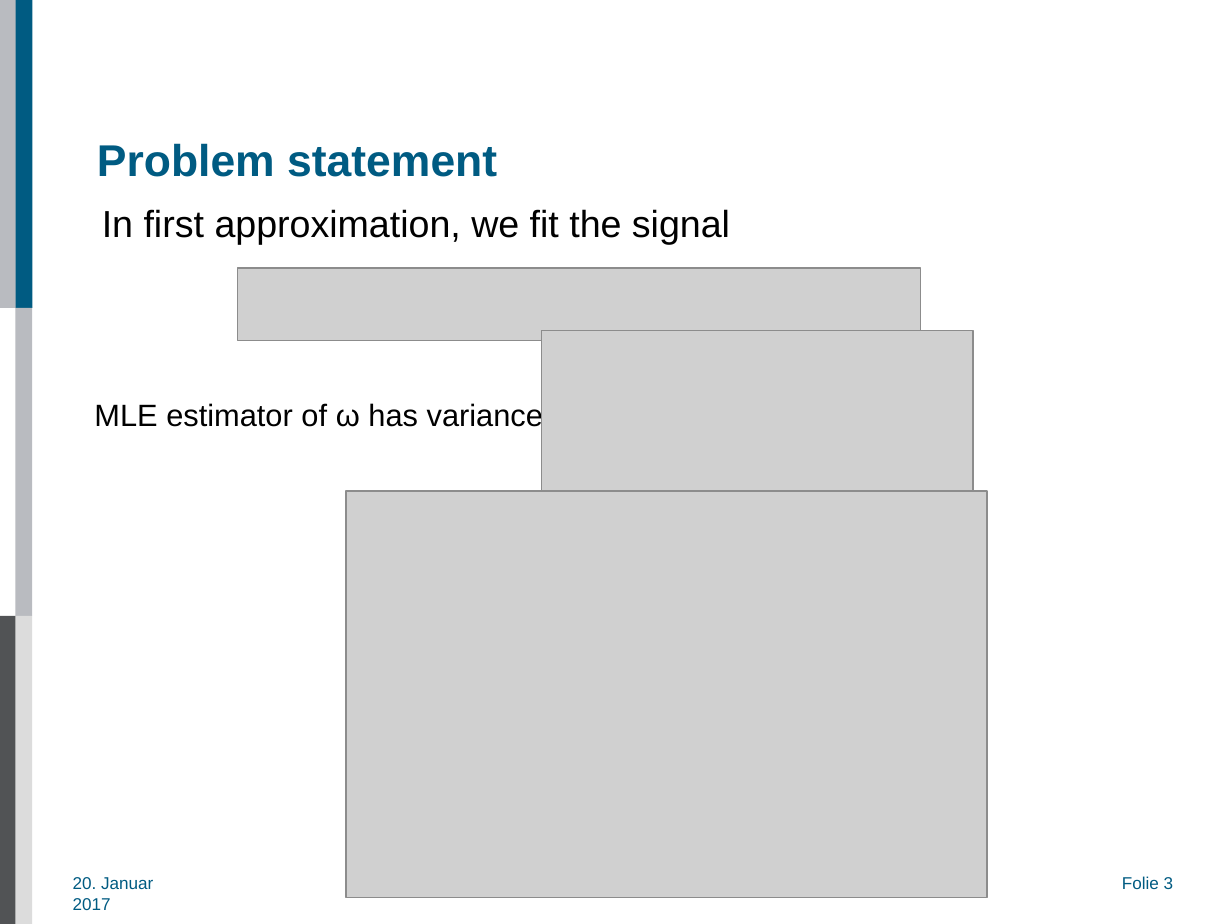
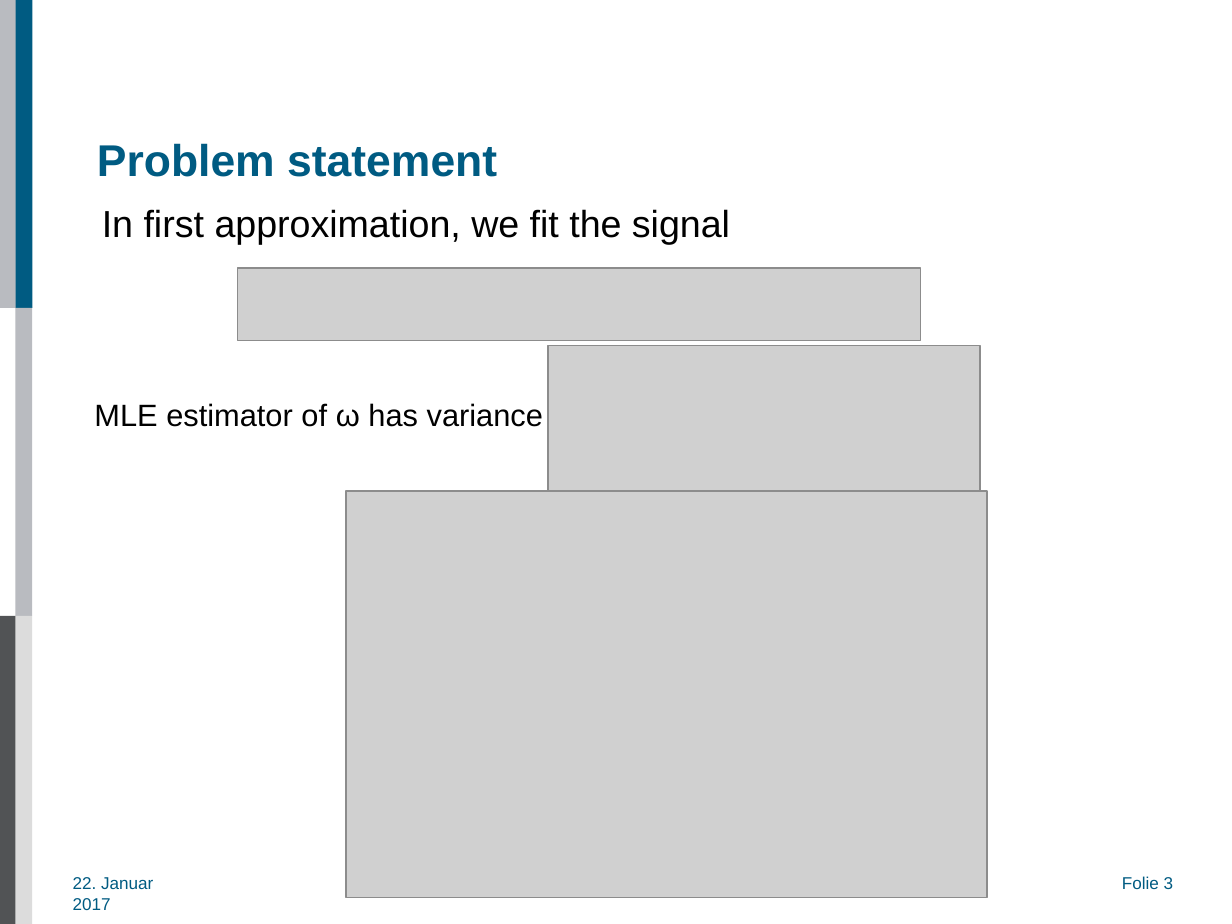
Before and after one commit to AlexAksentyev/EDM, a slide deck: slide 3 of MEPhI/TradAccConf17_Presentation.pptx. Drawn at 1232x924 pixels with LibreOffice and Linux fonts; fonts in the diff are those of the drawing; grey boxes stand for pictures; background and template pictures are left out. Boxes give left, top, right and bottom in pixels: in the first picture for what was removed or moved away, otherwise in the second. Text is boxed around its words. In the diff, an @@ line names an element or a change of style, - is before the commit and + after.

```diff
--- a/MEPhI/TradAccConf17_Presentation.pptx
+++ b/MEPhI/TradAccConf17_Presentation.pptx
@@ picture moved from (x1=541, y1=330, x2=973, y2=498) to (x1=548, y1=346, x2=981, y2=514) @@
@@ text at (x1=73, y1=877, x2=153, y2=910): text changed @@
-20. Januar 2017
+22. Januar 2017
```
Also in this commit, not shown: 4 other slides changed, 1 slide added, 1 slide removed, 9 other files.
